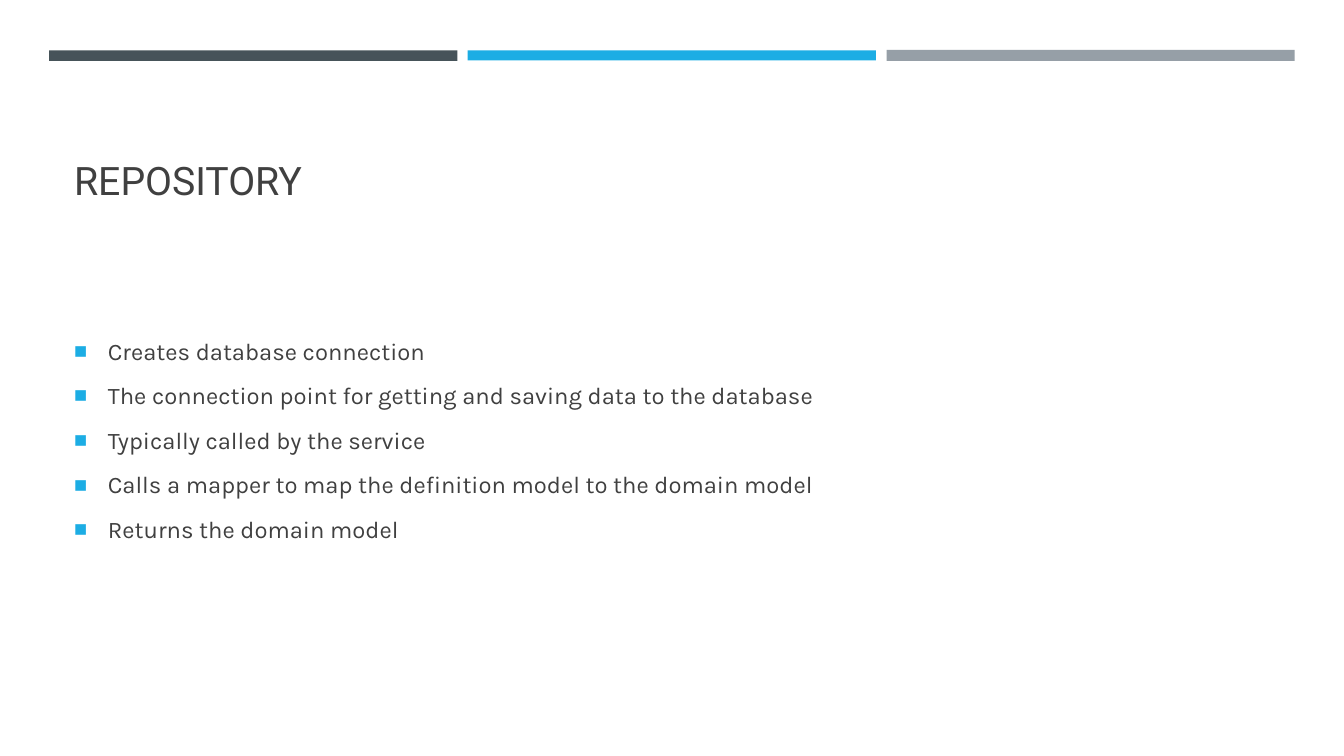
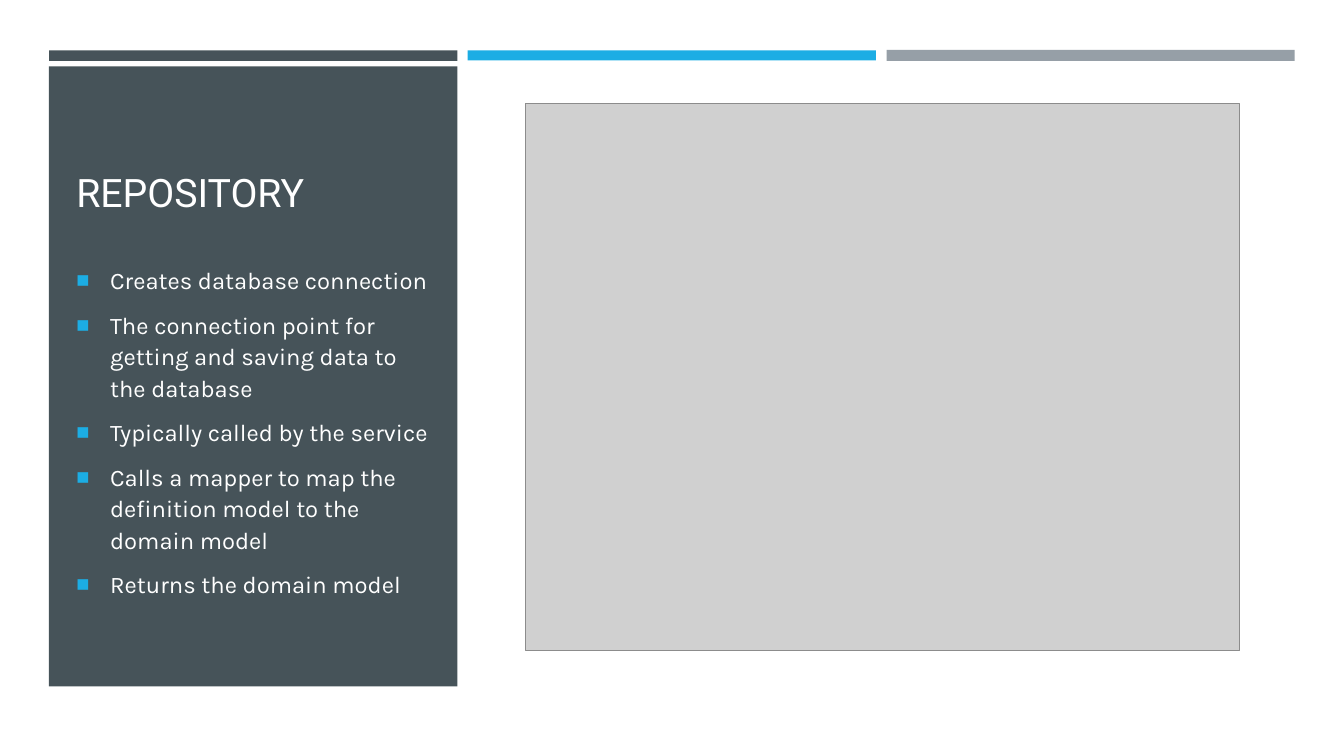
Before and after one commit to haydenbowden77/ApiTraining, a slide deck: slide 7 of How to Web Api.pptx. Drawn at 1344x756 pixels with LibreOffice and Linux fonts; fonts in the diff are those of the drawing; grey boxes stand for pictures. Boxes give left, top, right and bottom in pixels: in the first picture for what was removed or moved away, otherwise in the second. Text is boxed around its words. In the diff, an @@ line names an element or a change of style, - is before the commit and + after.

Commit message:
Added to powerpoint

```diff
--- a/How to Web Api.pptx
+++ b/How to Web Api.pptx
@@ background #FFFFFF to #000000 @@
@@ rectangle added at [0,0,1344,756], fill #FFFFFF @@
@@ rectangle added at [48,67,457,687], fill #465359 @@
@@ title "REPOSITORY" at [76,178,304,208]: text colour #404040 to #FFFFFF @@
@@ picture added at [526,103,1240,650] @@
@@ text "Creates database connection": place and size @@
-text "Creates database connection" at [108,343,812,539]
+text "Creates database connection" at [110,272,428,594]
@@ text "Creates database connection" at [110,272,428,594]: text colour #404040 to #FFFFFF @@
```
Also in this commit, not shown: 4 other slides changed, 2 other files.
